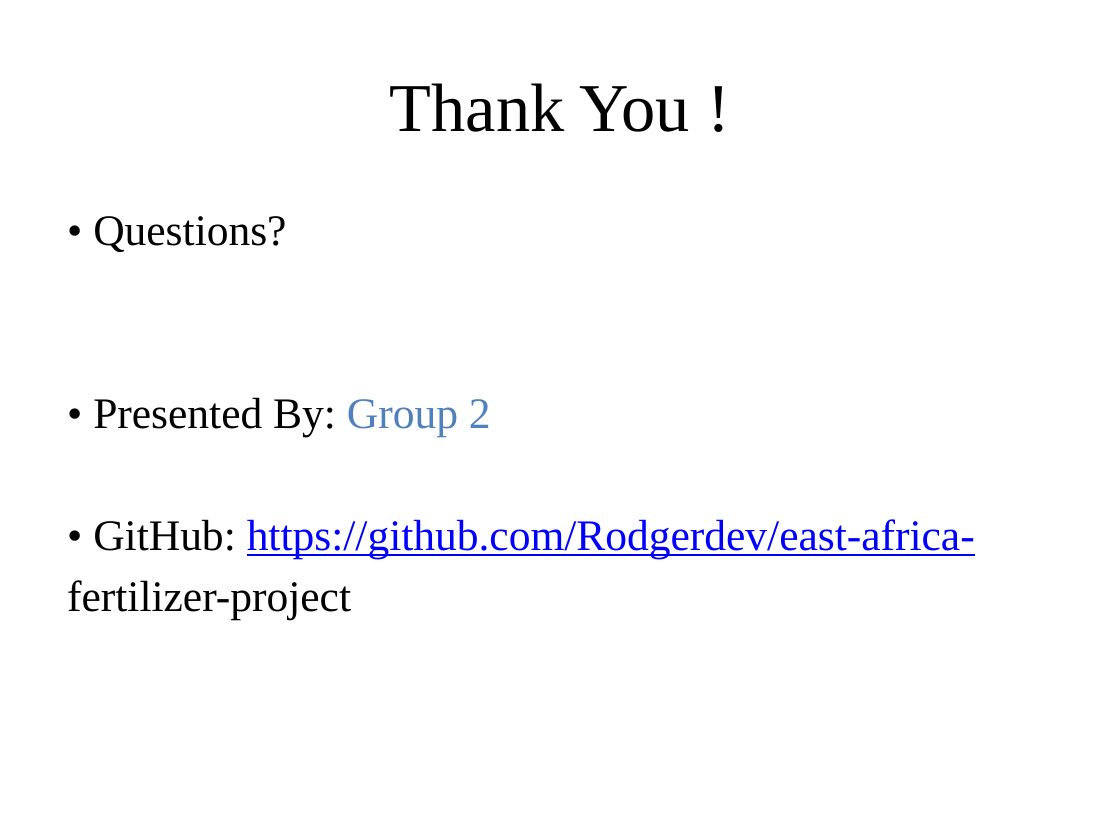
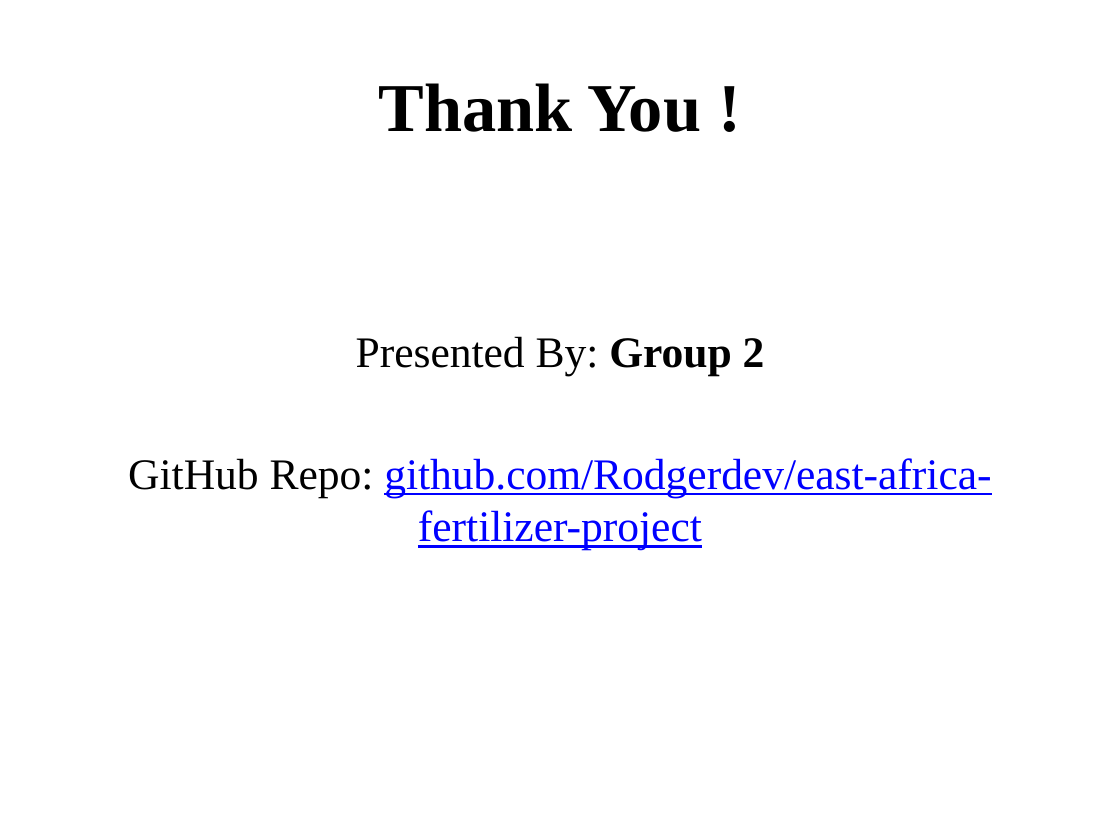
Before and after one commit to Rodgerdev/east-africa-fertilizer-project, a slide deck: slide 23 of East_Africa_Fertilizer_Presentation.pptx (slide 18 before the commit). Drawn at 1120x840 pixels with LibreOffice and Linux fonts; fonts in the diff are those of the drawing; background and template pictures are left out. Boxes give left, top, right and bottom in pixels: in the first picture for what was removed or moved away, otherwise in the second. Text is boxed around its words. In the diff, an @@ line names an element or a change of style, - is before the commit and + after.

```diff
--- a/East_Africa_Fertilizer_Presentation.pptx
+++ b/East_Africa_Fertilizer_Presentation.pptx
@@ title "Thank You !" at (379, 83, 701, 132): bold on @@
@@ text at (128, 336, 991, 550): text changed; text colour #000000 to #0000FF @@
-• Questions?
-• Presented By: Group 2
-• GitHub: https://github.com/Rodgerdev/east-africa-
-fertilizer-project
+Presented By: Group 2
+GitHub Repo: github.com/Rodgerdev/east-africa-fertilizer-project
```
Also in this commit, not shown: 6 other slides changed, 7 slides added, 2 slides removed.
